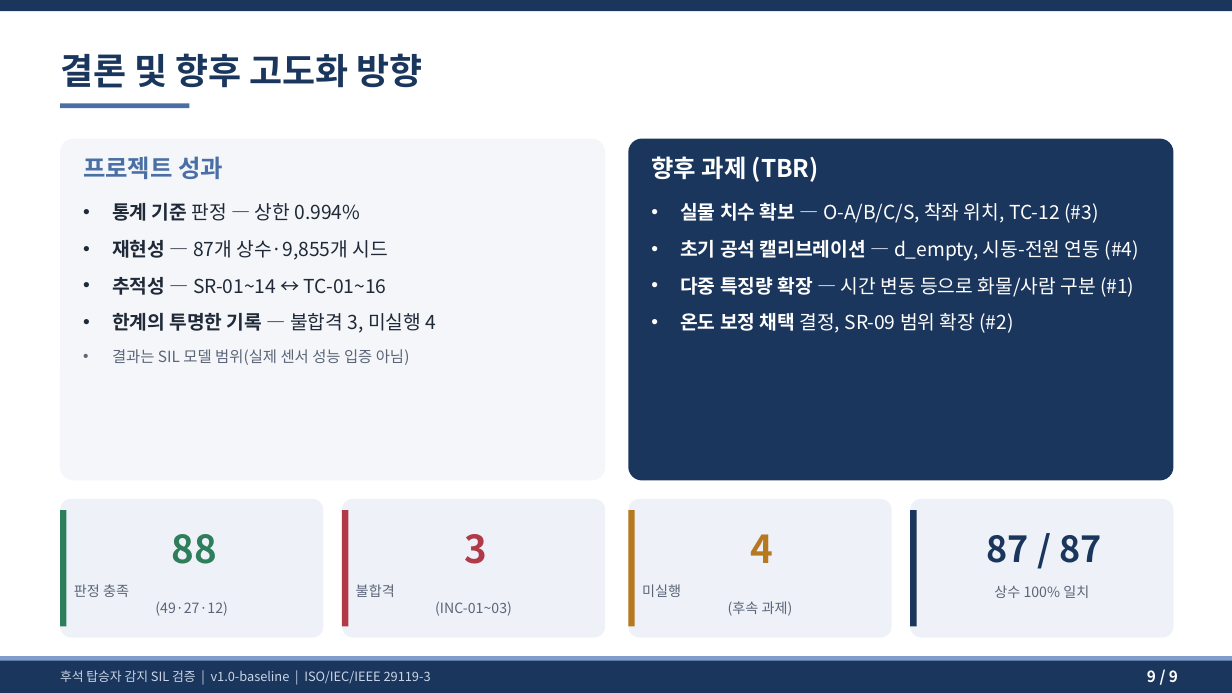
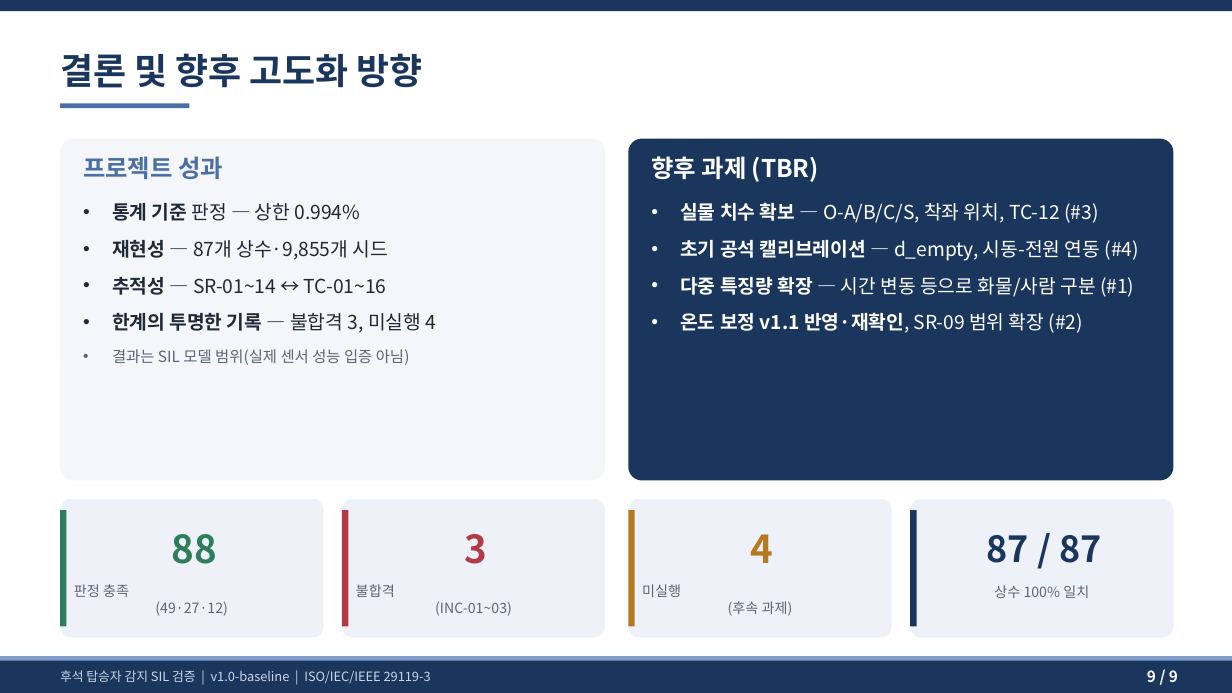
Before and after one commit to yooksoo828-prog/rear-seat-occupant-sil-verification, a slide deck: slide 9 of deliverables/후석탑승자감지_SIL검증_발표자료_v1.0.pptx. Drawn at 1232x693 pixels with LibreOffice and Linux fonts; fonts in the diff are those of the drawing. Boxes give left, top, right and bottom in pixels: in the first picture for what was removed or moved away, otherwise in the second. Text is boxed around its words. In the diff, an @@ line names an element or a change of style, - is before the commit and + after.

```diff
--- a/deliverables/후석탑승자감지_SIL검증_발표자료_v1.0.pptx
+++ b/deliverables/후석탑승자감지_SIL검증_발표자료_v1.0.pptx
@@ text at (680,312,1083,333): text changed; bold on @@
-• 온도 보정 채택 결정, SR-09 범위 확장 (#2)
+• 온도 보정 v1.1 반영·재확인, SR-09 범위 확장 (#2)
```
Also in this commit, not shown: 2 other slides changed, 6 other files.
